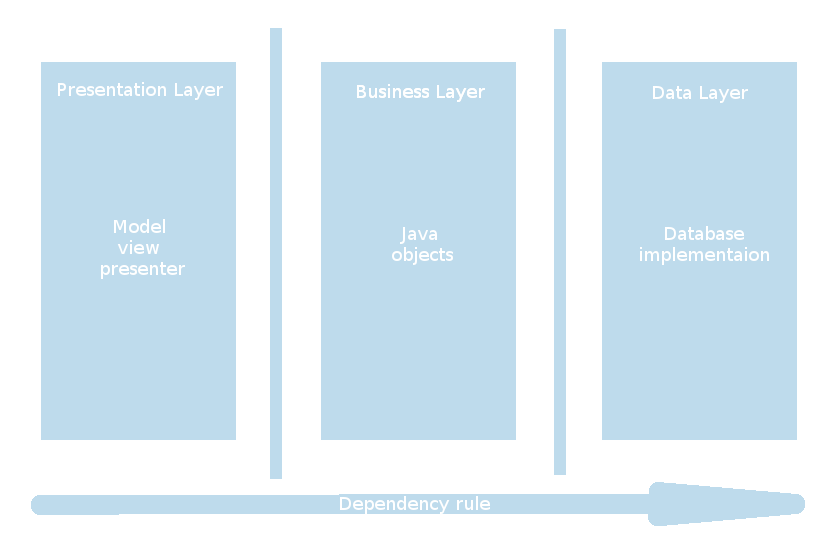
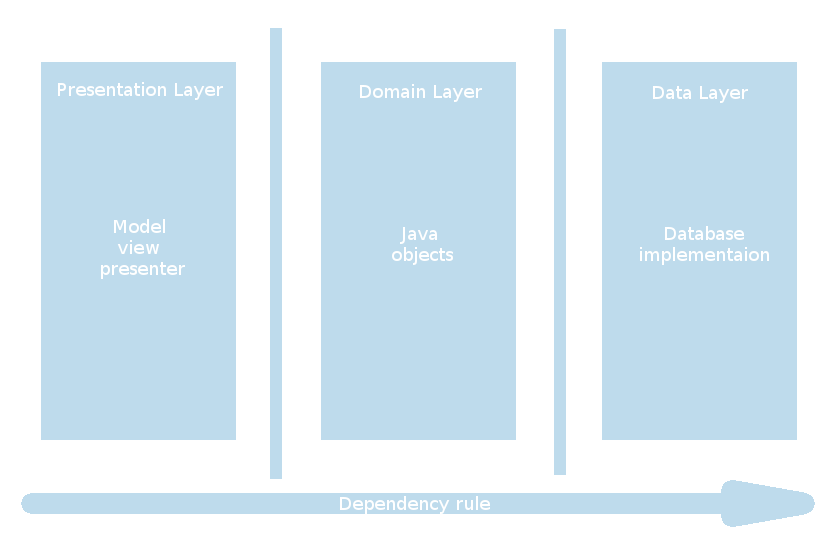
Revision of a layered 840px x 560px image; what changed, layer by layer:
added layer "Arrow #2" above "Arrow #1" over [21, 480, 815, 527]
painted on "Arrow #1" over [31, 482, 805, 526]
renamed "Business Layer" to "Domain Layer", painted on it over [357, 84, 485, 102]
